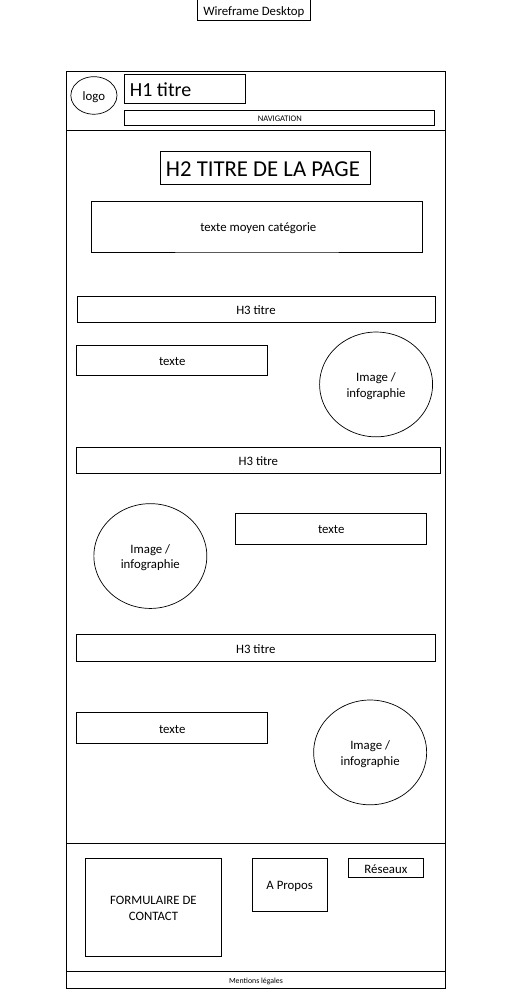
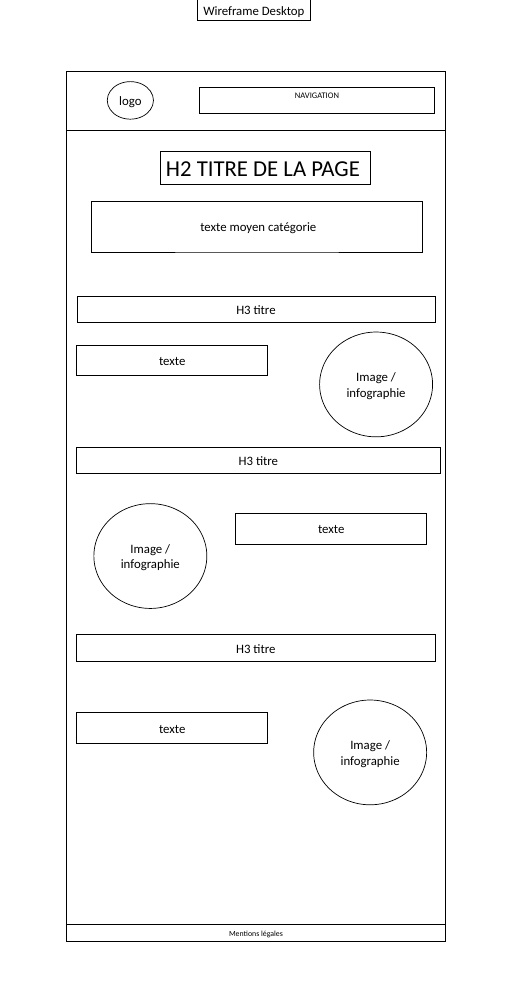
Before and after one commit to Bourg-en-Stress/accessibility, a slide deck: slide 3 of design/wireframe/wireframe.pptx. Drawn at 512x1008 pixels with LibreOffice and Linux fonts; fonts in the diff are those of the drawing. Boxes give left, top, right and bottom in pixels: in the first picture for what was removed or moved away, otherwise in the second. Text is boxed around its words. In the diff, an @@ line names an element or a change of style, - is before the commit and + after.

```diff
--- a/design/wireframe/wireframe.pptx
+++ b/design/wireframe/wireframe.pptx
@@ ellipse "logo": place and size @@
-ellipse "logo" at box(71, 77, 117, 114)
+ellipse "logo" at box(108, 81, 154, 119)
@@ rectangle removed at box(125, 74, 246, 103) @@
-H1 titre
@@ rectangle "NAVIGATION": place and size @@
-rectangle "NAVIGATION" at box(125, 110, 435, 125)
+rectangle "NAVIGATION" at box(200, 87, 434, 113)
@@ rectangle: place and size @@
-rectangle at box(66, 130, 445, 989)
+rectangle at box(66, 130, 445, 942)
@@ rectangle removed at box(66, 844, 445, 971) @@
@@ rectangle removed at box(86, 859, 221, 956) @@
-FORMULAIRE DE CONTACT
@@ rectangle removed at box(252, 859, 327, 911) @@
-A Propos
@@ rectangle removed at box(349, 859, 423, 877) @@
-Réseaux
@@ rectangle "Mentions légales": place and size @@
-rectangle "Mentions légales" at box(66, 971, 445, 989)
+rectangle "Mentions légales" at box(66, 924, 445, 942)
```
Also in this commit, not shown: 2 other slides changed, 3 other files.
